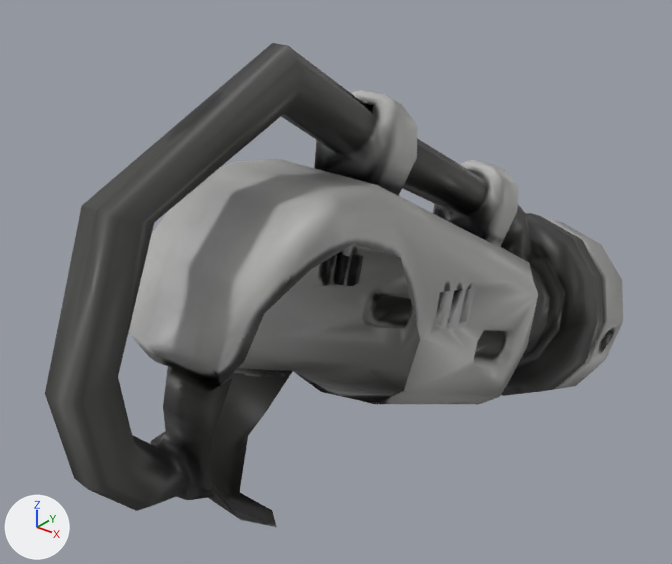
One commit to the Blender file ArtSource/RobotArm/Retopology/Robot arm_Body-tripo_part_17.blend: the scene before it, then after it.
Rendered twice from a 50 mm camera at (0.337, -0.349, 0.278) aimed at (-0.037, 0.118, -0.012). Every picture has the same lights, and +X, +Y and +Z are marked at lower left. The older version comes first.

The scene before the commit, as lines of its bpy script (objects in view):
```python
me_tripo_part_17_001 = bpy.data.meshes.new('tripo_part_17.001')
me_tripo_part_17_001.from_pydata(...)  # 690 vertices, 871 faces; spans x -0.077..0.078, y -0.143..0.44, z -0.197..0.176
me_tripo_part_17_001.materials.append(mat_tripo_part_17_retopology)
ob_tripo_part_17 = bpy.data.objects.new('tripo_part_17', me_tripo_part_17_001)
ob_tripo_part_17.location = (0.0, 0.0, 0.0)
```
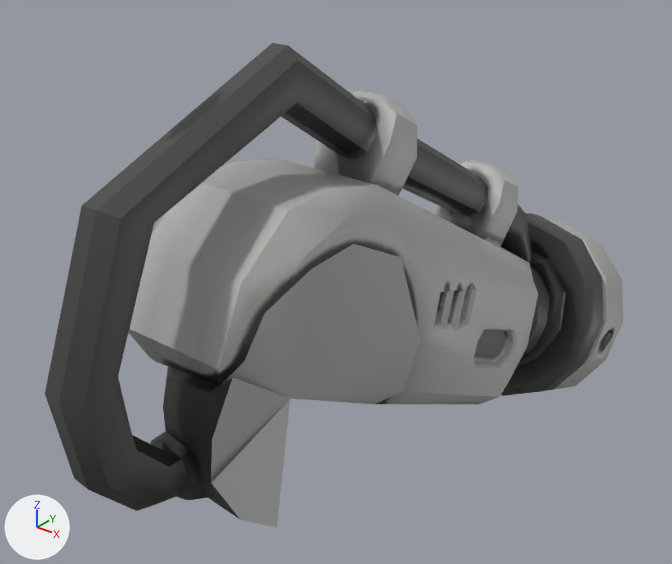
The change, as a diff of the scene's bpy script:
```diff
--- a/ArtSource/RobotArm/Retopology/Robot arm_Body-tripo_part_17.blend.py
+++ b/ArtSource/RobotArm/Retopology/Robot arm_Body-tripo_part_17.blend.py
@@ me_tripo_part_17_001 @@
 # used by ob_tripo_part_17; location = (0.0, 0.0, 0.0)
-me_tripo_part_17_001.from_pydata(...)  # 690 vertices, 871 faces; spans x -0.077..0.078, y -0.143..0.44, z -0.197..0.176
+me_tripo_part_17_001.from_pydata(...)  # 688 vertices, 895 faces; spans x -0.077..0.078, y -0.143..0.44, z -0.197..0.176
+# me_tripo_part_17_001 part 1
+# 3 vertices are removed from x -0.034..-0.024, y 0.056..0.067, z -0.059..-0.052
+# 7 faces are deleted
+# 1 vertex is added at (0.022, 0.001, -0.027)
+# 31 new faces join them
+# me_tripo_part_17_001 part 2: the surface is now shaded flat
 me_tripo_part_17_001.materials.append(mat_tripo_part_17_retopology)
```

Location of each change, (x1, y1, x2, y2) in pixels of the pictures (672 x 564 px):
part 1 of me_tripo_part_17_001, built on
    before: (238, 348, 408, 382)
    after: (211, 244, 420, 527)
